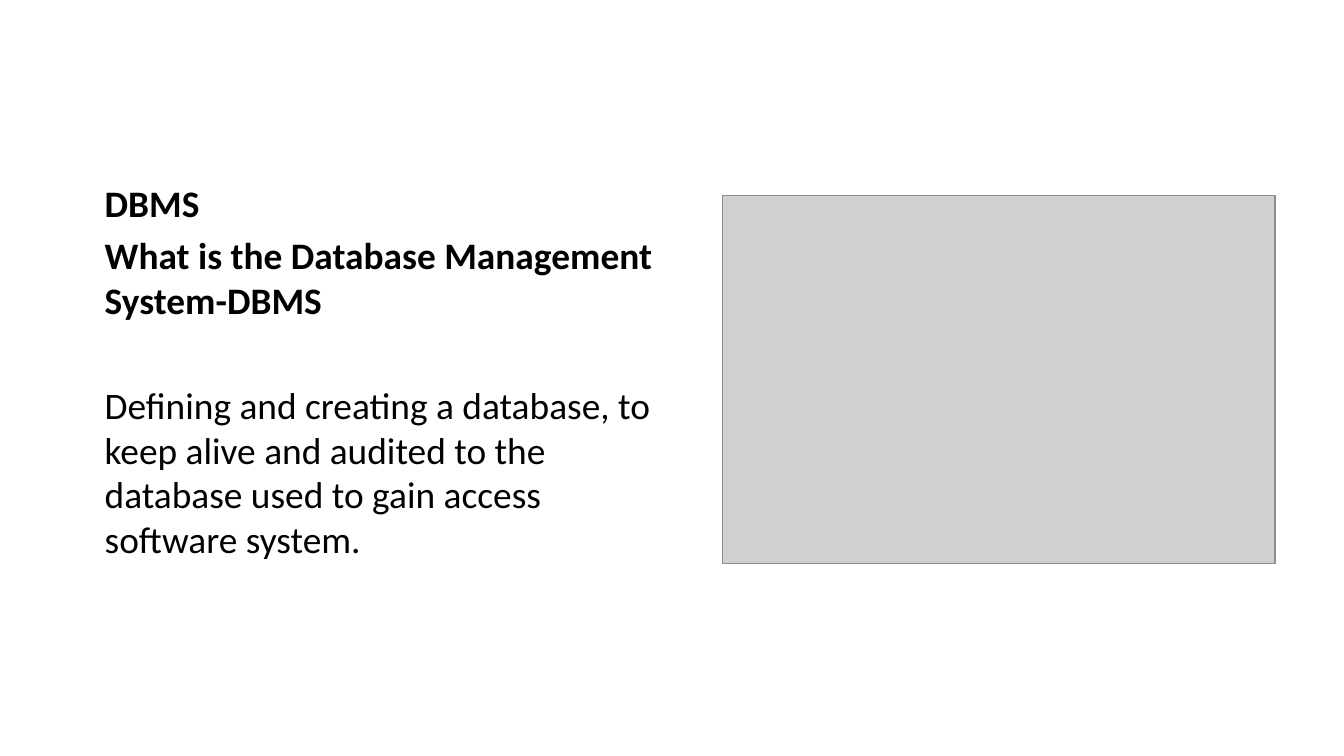
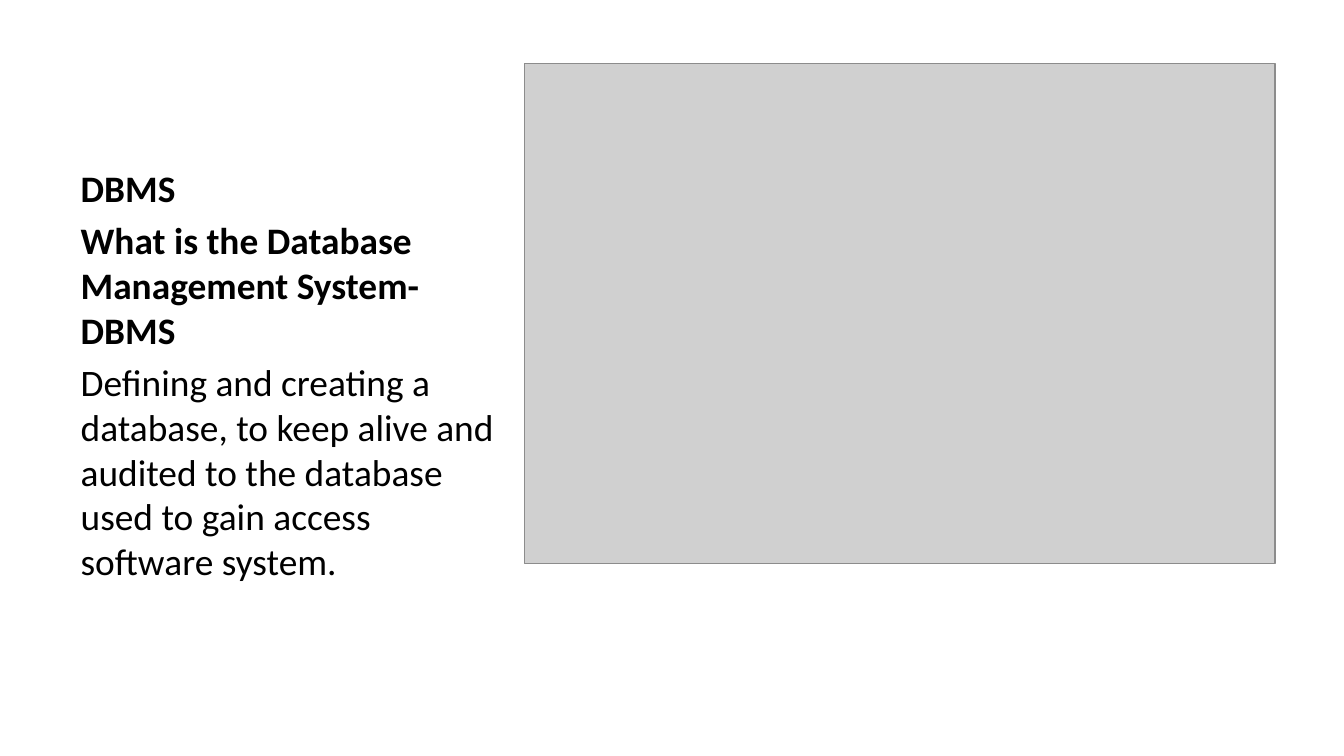
Before and after one commit to abdulsamed57/course-note-template, a slide deck: slide 6 of site/en/week-1/week-1.en.md_word.pptx. Drawn at 1344x756 pixels with LibreOffice and Linux fonts; fonts in the diff are those of the drawing; grey boxes stand for pictures. Boxes give left, top, right and bottom in pixels: in the first picture for what was removed or moved away, otherwise in the second. Text is boxed around its words. In the diff, an @@ line names an element or a change of style, - is before the commit and + after.

```diff
--- a/site/en/week-1/week-1.en.md_word.pptx
+++ b/site/en/week-1/week-1.en.md_word.pptx
@@ picture: place and size @@
-picture at [723, 196, 1275, 564]
+picture at [524, 63, 1274, 563]
@@ text "DBMS" rewrapped from [105, 192, 652, 559] to [81, 177, 493, 581] @@
```
Also in this commit, not shown: 5 other slides changed, 28 other files.
